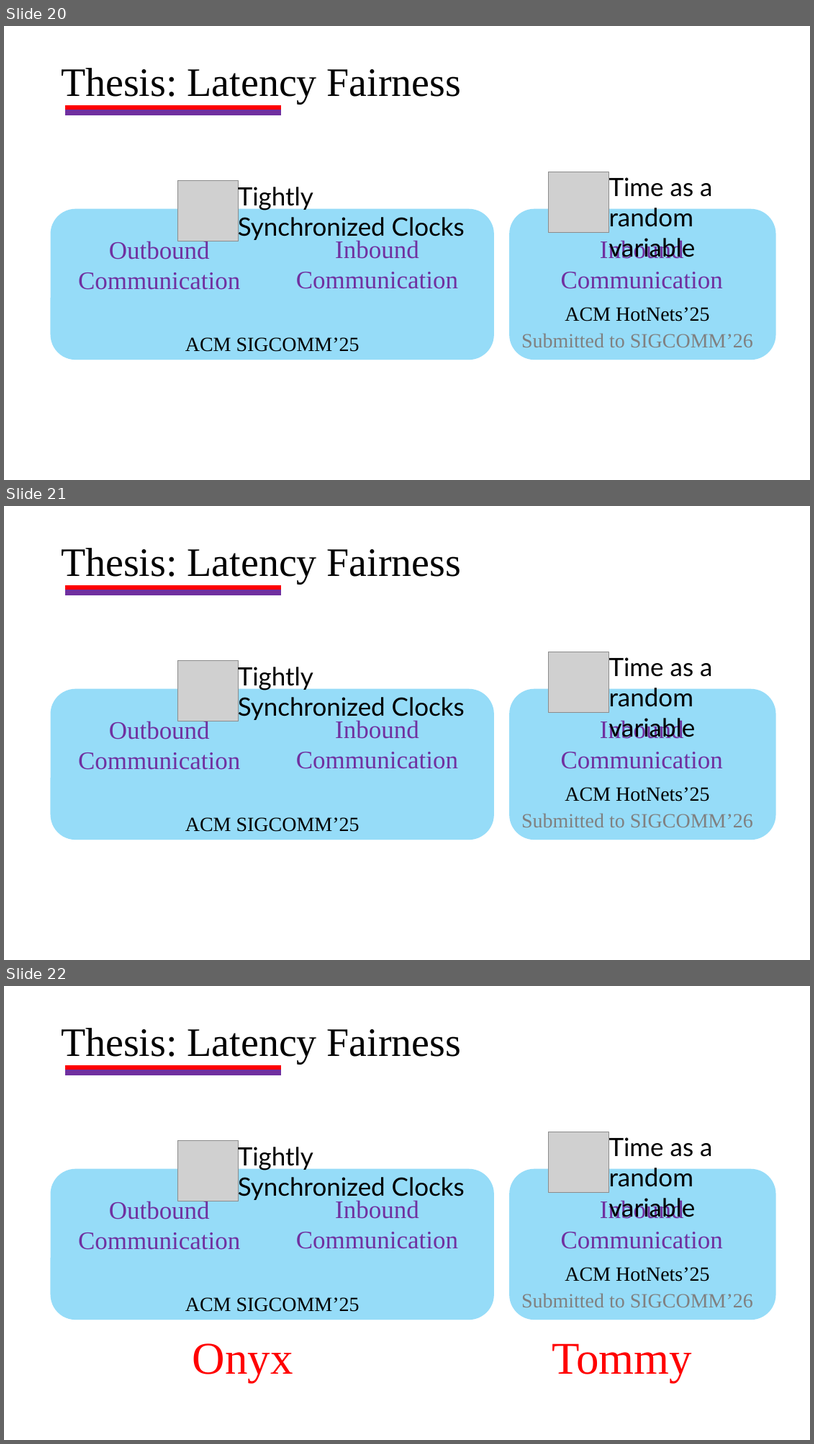
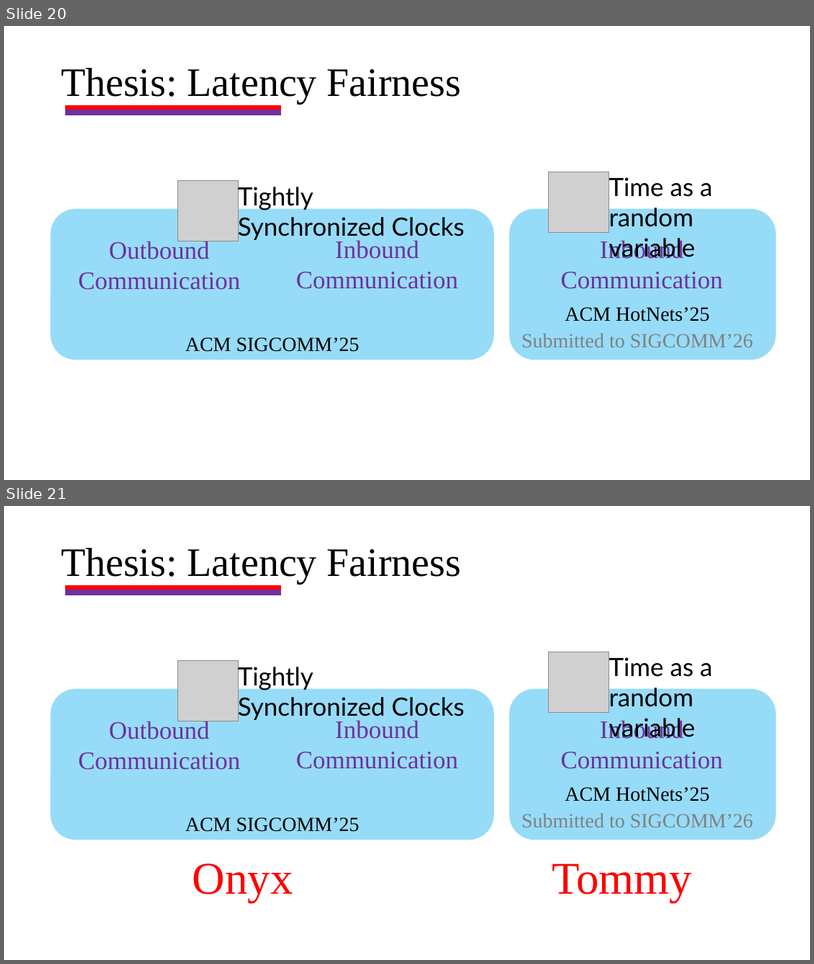
Before and after one commit to HaseebLUMS/Onyx-Presentation, a slide deck: thesis-latency-fairness.pptx. Shown one above the other, each under a label of ours: slides 20, 21 and 22 before the commit, slides 20 and 21 after it. The pictures are 814x1444 and 814x964 pixels, drawn with LibreOffice and Linux fonts; fonts in the diff are those of the drawing; grey boxes stand for pictures. Boxes give left, top, right and bottom in pixels: in the first picture for what was removed or moved away, otherwise in the second. Text is boxed around its words. In the diff, an @@ line names an element or a change of style, - is before the commit and + after.

```diff
--- a/thesis-latency-fairness.pptx
+++ b/thesis-latency-fairness.pptx
@@ slide 21 removed at box(4, 506, 810, 960), background #FFFFFF @@
@@ text removed at box(61, 548, 461, 583) @@
-Thesis: Latency Fairness
@@ rectangle removed at box(66, 585, 280, 590) @@
@@ rectangle removed at box(66, 590, 280, 595) @@
@@ picture removed at box(548, 651, 609, 713) @@
@@ picture removed at box(178, 661, 238, 721) @@
@@ text removed at box(238, 664, 465, 721) @@
-Tightly Synchronized Clocks
@@ text removed at box(610, 657, 712, 739) @@
-Time as a random variable
@@ rounded rectangle removed at box(51, 689, 494, 839) @@
@@ rounded rectangle removed at box(509, 689, 777, 839) @@
@@ text removed at box(78, 718, 240, 770) @@
-Outbound
-Communication
@@ text removed at box(296, 720, 458, 769) @@
-Inbound
-Communication
@@ text removed at box(561, 718, 723, 769) @@
-Inbound
-Communication
@@ text removed at box(565, 787, 710, 801) @@
-ACM HotNets’25
@@ text removed at box(185, 817, 360, 831) @@
-ACM SIGCOMM’25
@@ text removed at box(522, 813, 754, 827) @@
-Submitted to SIGCOMM’26
@@ what was slide 22 is now slide 21 @@
```
Also in this commit, not shown: 1 slide changed.
